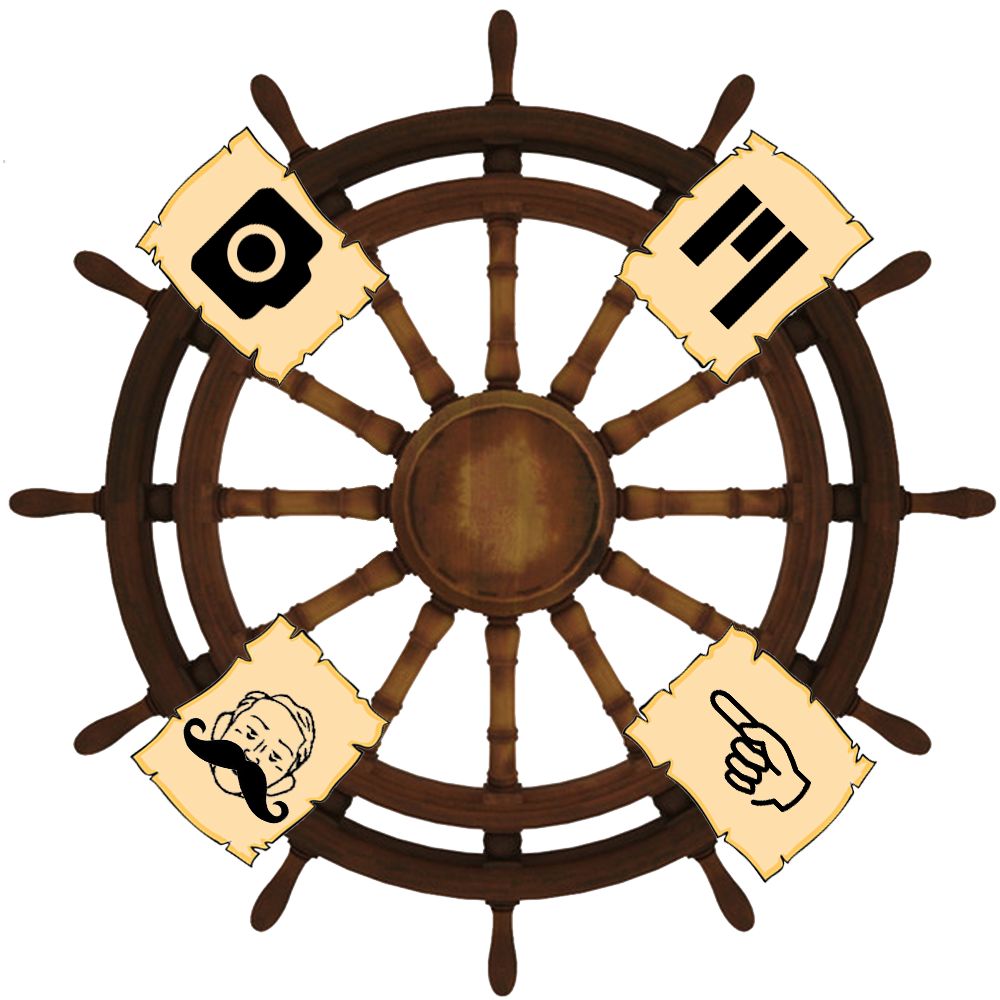
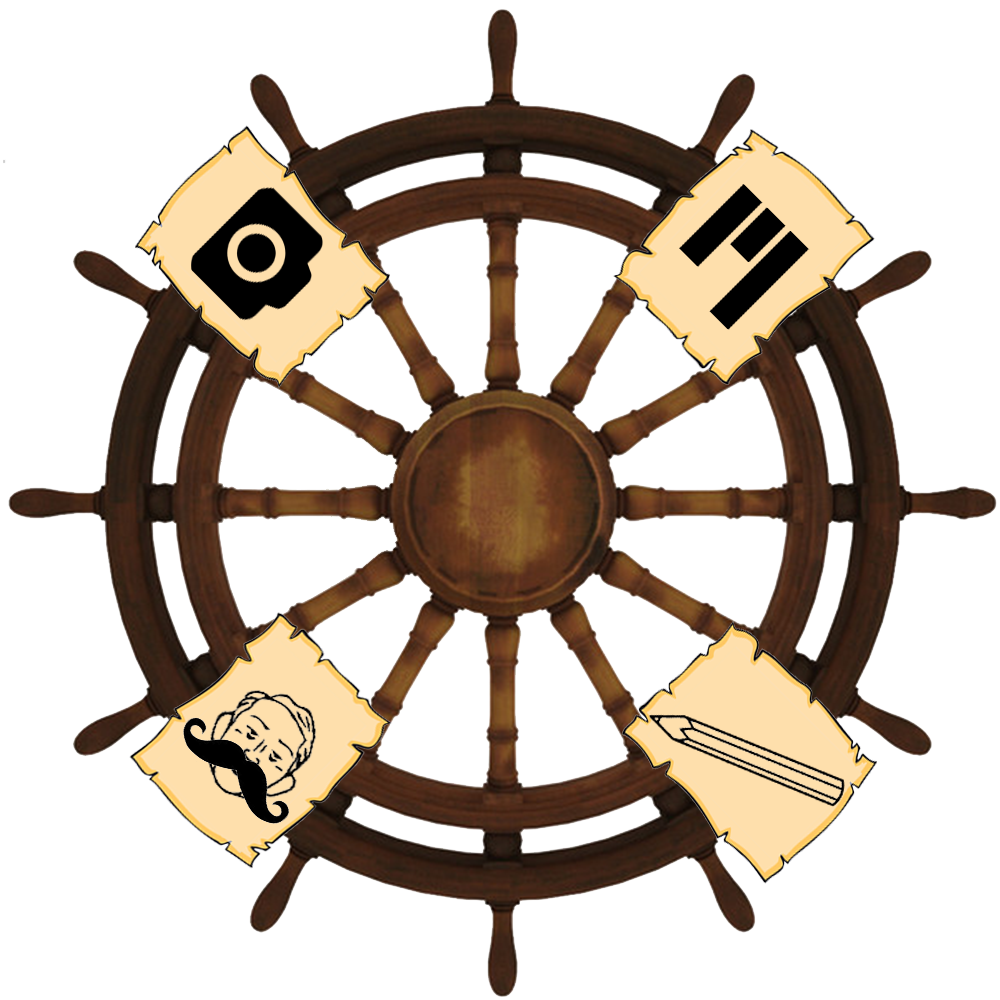
Before/after of a 1000px x 1000px layered artwork. What changed in the layer stack:
added layer "Layer 4" in group "Pencil Icon" over [649, 714, 845, 807]
hid "Finger" over [710, 689, 812, 813]
